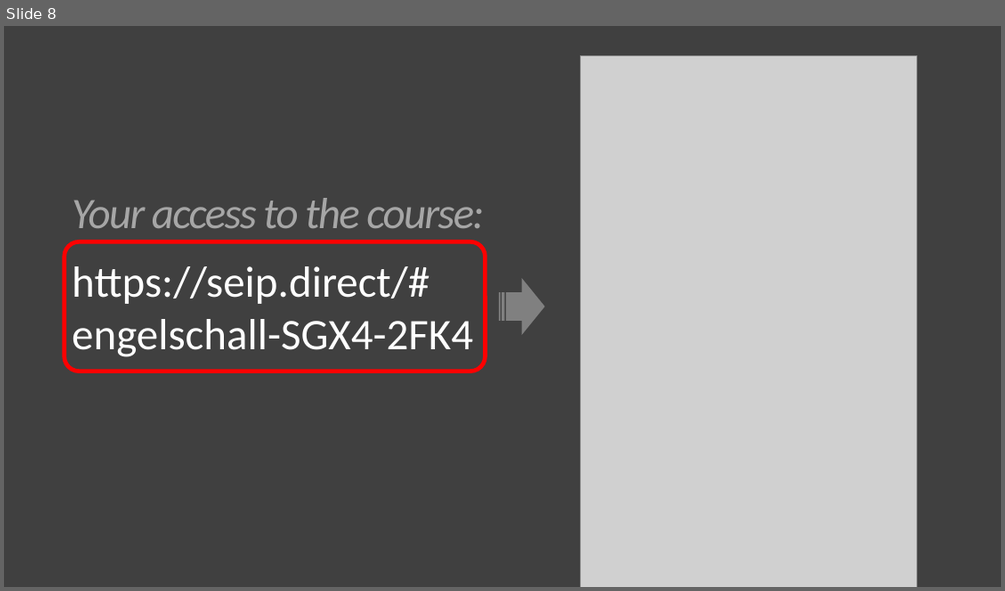
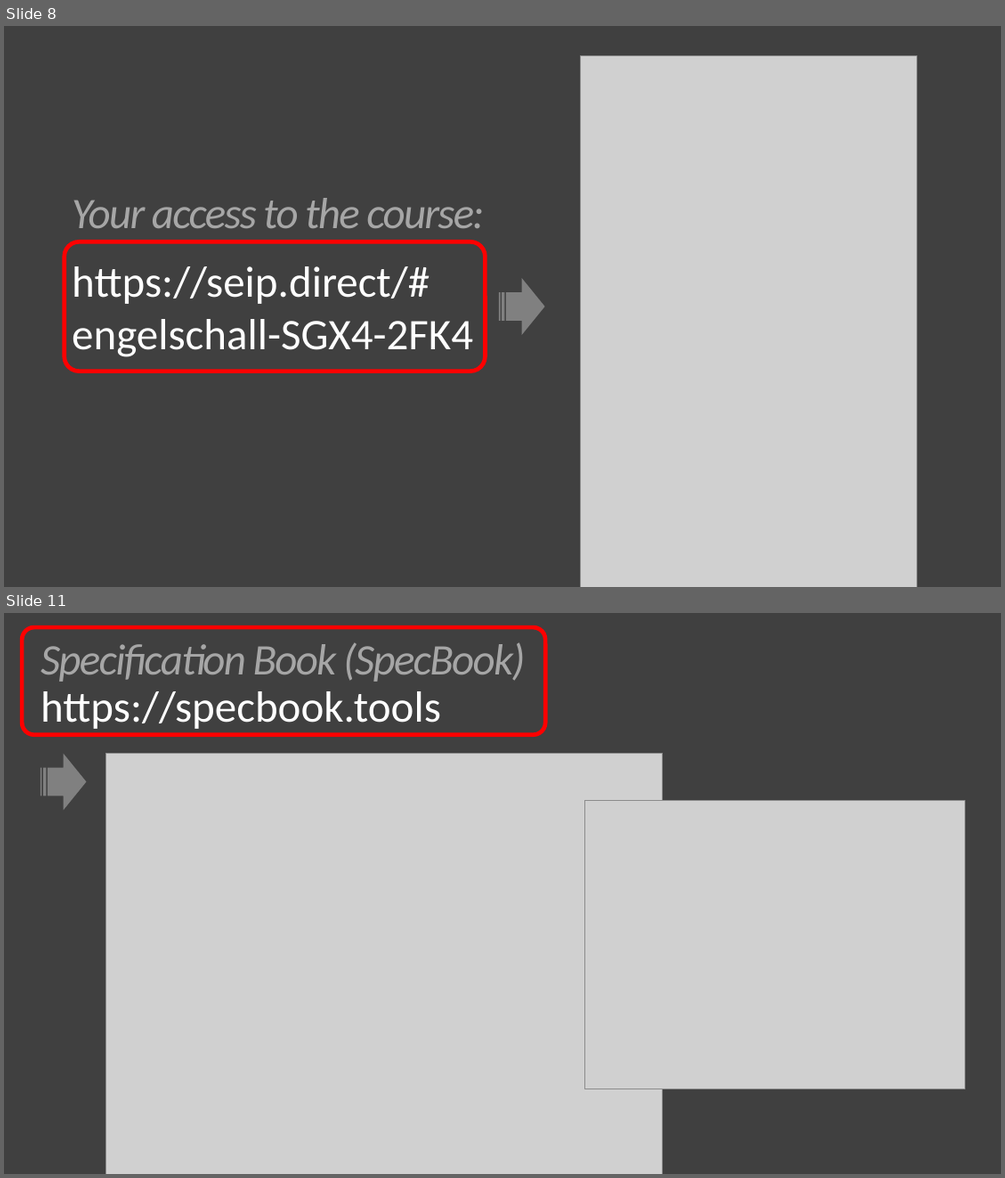
Before and after one commit to softeng-academy/seip, a slide deck: pdf/TUM-SEIP-00-Intro.pptx. Shown one above the other, each under a label of ours: slide 8 before the commit, slides 8 and 11 after it; the slides between them are not shown. The pictures are 1005x591 and 1005x1178 pixels, drawn with LibreOffice and Linux fonts; fonts in the diff are those of the drawing; grey boxes stand for pictures. Boxes give left, top, right and bottom in pixels: in the first picture for what was removed or moved away, otherwise in the second. Text is boxed around its words. In the diff, an @@ line names an element or a change of style, - is before the commit and + after.

```diff
--- a/pdf/TUM-SEIP-00-Intro.pptx
+++ b/pdf/TUM-SEIP-00-Intro.pptx
@@ slide 11 added at (x1=4, y1=613, x2=1001, y2=1174), background #404040 @@
@@ rounded rectangle added at (x1=22, y1=627, x2=545, y2=735), outline #FF0000 4 pt @@
@@ text added at (x1=40, y1=642, x2=525, y2=682), 42 pt, text #A6A6A6, italic @@
+Specification Book (SpecBook)
@@ text added at (x1=40, y1=691, x2=441, y2=729), 42 pt, text #FFFFFF @@
+https://specbook.tools
@@ striped right arrow added at (x1=40, y1=754, x2=86, y2=811), fill #808080 @@
@@ picture added at (x1=105, y1=754, x2=663, y2=1174) @@
@@ picture added at (x1=585, y1=801, x2=964, y2=1089) @@
```
Also in this commit, not shown: 2 slides changed, 2 other slides added, 1 other file.
